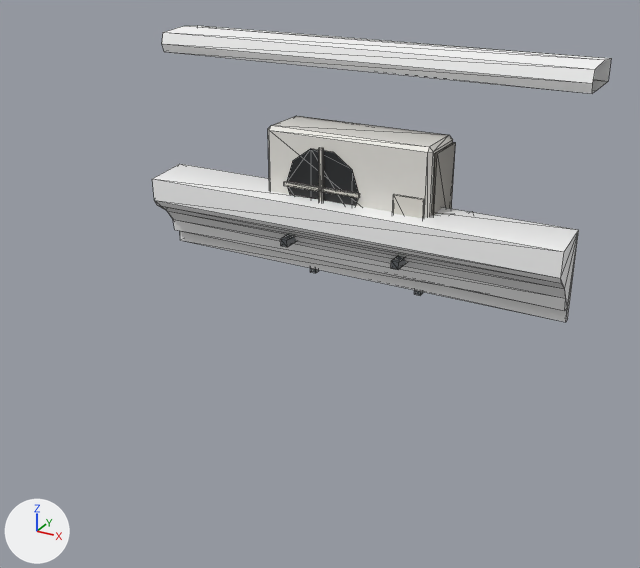
A saved change to the glTF model public/models/houses/casas.glb.
Both versions are drawn from a 50 mm camera at (1.71, -3.46, 1.2) aimed at (0.15, -0.63, -0.22). Lighting does not change. The marker at lower left points along +X, +Y and +Z. The first picture is the older version. Mesh edges are drawn as thin lines.

The scene before the commit, as lines of its bpy script (objects in view):
```python
me_aire = bpy.data.meshes.new('aire')
me_aire.from_pydata(...)  # 122 vertices, 180 faces; spans x -0.4..0.505, y -0.19..0.19, z -0.52..0.25
me_aire.materials.append(mat_defaultmaterial_001)
me_cornisa = bpy.data.meshes.new('cornisa')
me_cornisa.from_pydata(...)  # 34 vertices, 50 faces; spans x -1.0..1.0, y -0.22..0.21, z -0.44..0.62
me_cornisa.materials.append(mat_defaultmaterial)
ob_aire = bpy.data.objects.new('aire', me_aire)
ob_aire.location = (0.0, 0.0, 0.0)
ob_cornisa = bpy.data.objects.new('cornisa', me_cornisa)
ob_cornisa.location = (0.0, 0.0, 0.0)
```
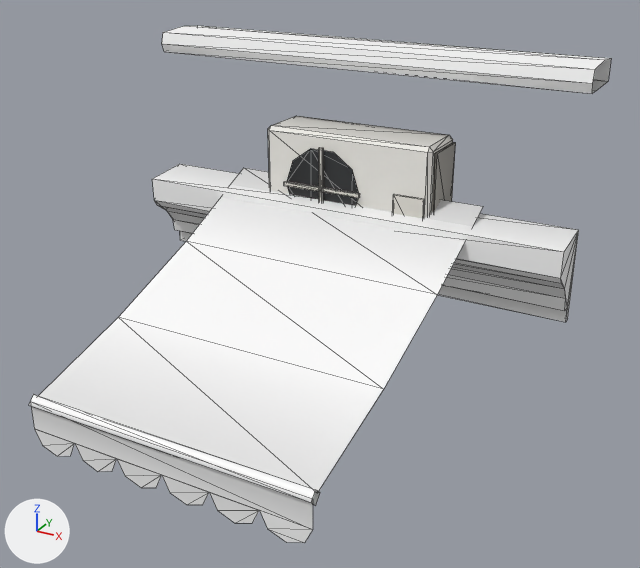
Pixel boxes [x1, y1, x2, y2] of what changed, in the pictures (640 x 568 px):
'toldo', added
    after: [29, 168, 483, 543]

Patch to the scene script:
```diff
--- a/public/models/houses/casas.glb.py
+++ b/public/models/houses/casas.glb.py
@@ me_toldo @@
+me_toldo.from_pydata(...)  # 44 vertices, 34 faces; spans x -0.6..0.6, y -1.5..-0.02, z -0.73..0.0
+me_toldo.materials.append(mat_defaultmaterial)
@@ ob_toldo @@
+ob_toldo = bpy.data.objects.new('toldo', me_toldo)
+ob_toldo.location = (0.0, 0.0, 0.0)
```
